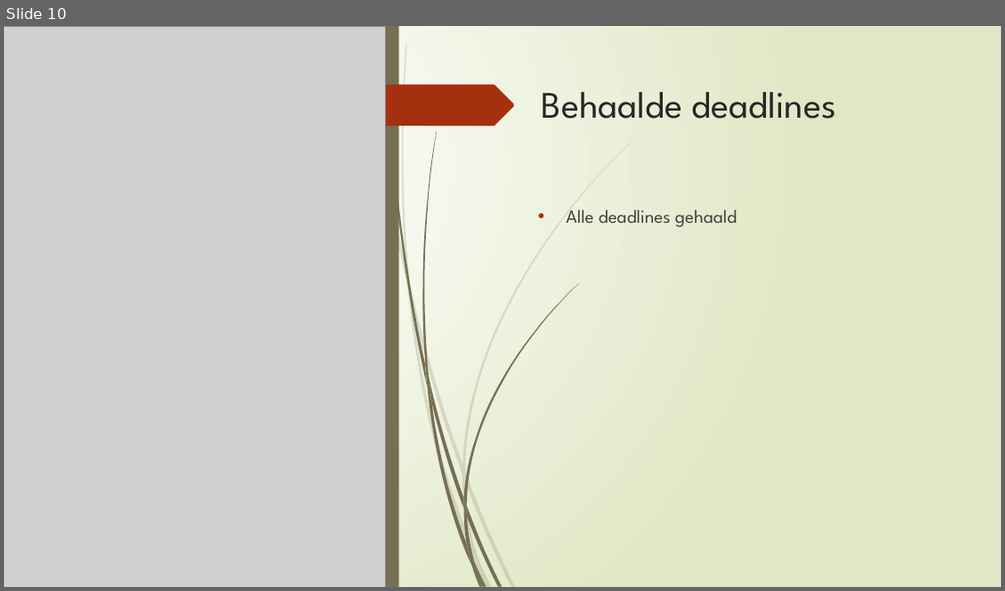
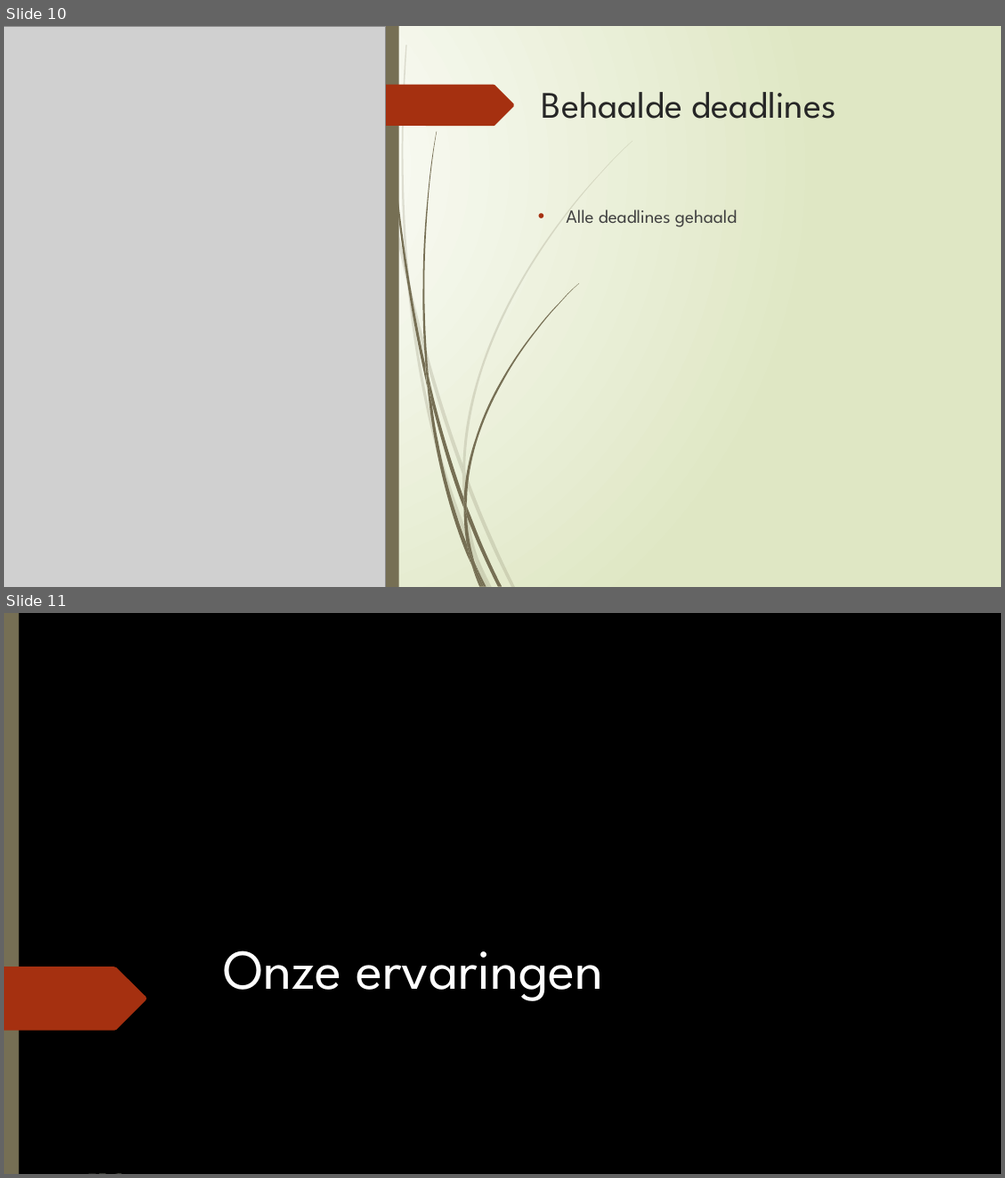
Before and after one commit to ClaudiaNijholt/wonderreviews, a slide deck: Pro-Prak periode 4.pptx. Shown one above the other, each under a label of ours: slide 10 before the commit, slides 10 and 11 after it. The pictures are 1005x591 and 1005x1178 pixels, drawn with LibreOffice and Linux fonts; fonts in the diff are those of the drawing; grey boxes stand for pictures; background and template pictures are left out. Boxes give left, top, right and bottom in pixels: in the first picture for what was removed or moved away, otherwise in the second. Text is boxed around its words. In the diff, an @@ line names an element or a change of style, - is before the commit and + after.

Commit message:
Presentatie
Probleem onderwerpen en slide over onze ervaringen toegevoegd

```diff
--- a/Pro-Prak periode 4.pptx
+++ b/Pro-Prak periode 4.pptx
@@ slide 11 added at box(4, 613, 1001, 1174), background picture (left out); not listed: 1 template element that a slide beside it also shows @@
@@ rectangle added at box(4, 613, 1001, 1174), fill #000000 @@
@@ rectangle added at box(4, 613, 19, 1174), fill #766F54 @@
@@ title added at box(223, 950, 604, 1001), 54 pt, text #FFFFFF @@
+Onze ervaringen
@@ freeform shape added at box(4, 966, 146, 1030), fill #A53010 @@
@@ group added at box(4, 824, 120, 1174): 5 freeform shapes @@
@@ group added at box(4, 824, 120, 1174): 5 freeform shapes @@
@@ group added at box(7, 613, 121, 1174): 5 freeform shapes @@
```
Also in this commit, not shown: 1 other slide added, 1 slide removed.
